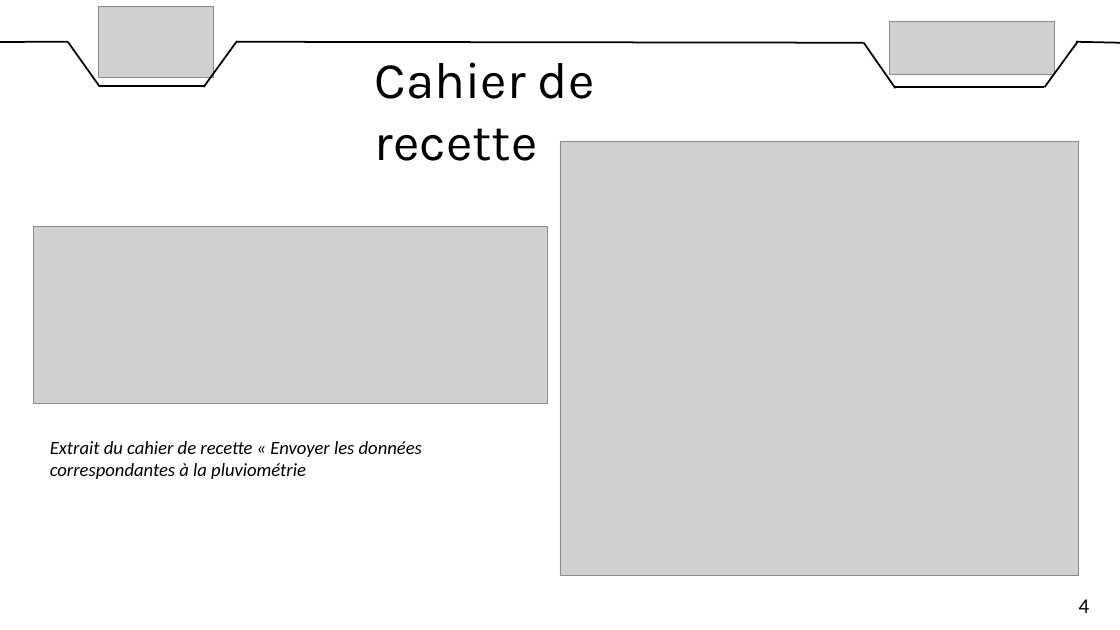
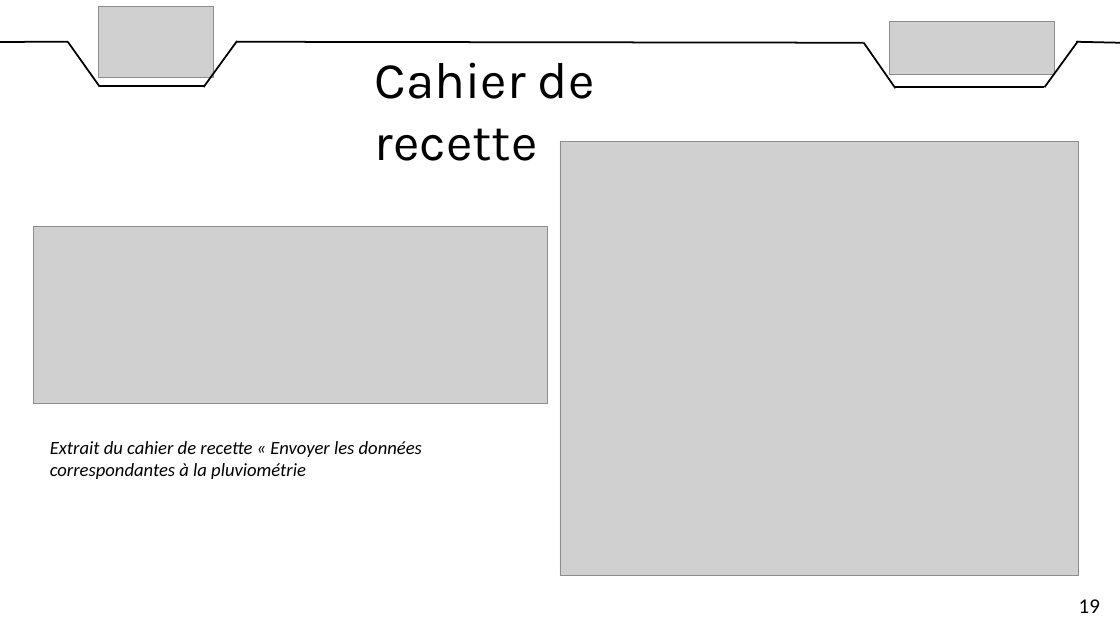
Before and after one commit to DylanChe/SupervisionSerre, a slide deck: slide 21 of oral_projet/revue_final/diaporama_revue_final_dylan.pptx (slide 13 before the commit). Drawn at 1120x630 pixels with LibreOffice and Linux fonts; fonts in the diff are those of the drawing; grey boxes stand for pictures. Boxes give left, top, right and bottom in pixels: in the first picture for what was removed or moved away, otherwise in the second. Text is boxed around its words. In the diff, an @@ line names an element or a change of style, - is before the commit and + after.

```diff
--- a/oral_projet/revue_final/diaporama_revue_final_dylan.pptx
+++ b/oral_projet/revue_final/diaporama_revue_final_dylan.pptx
@@ text at (1079, 599, 1100, 613): text changed @@
-4
+19
```
Also in this commit, not shown: 5 other slides changed, 6 slides added, 1 slide removed.
